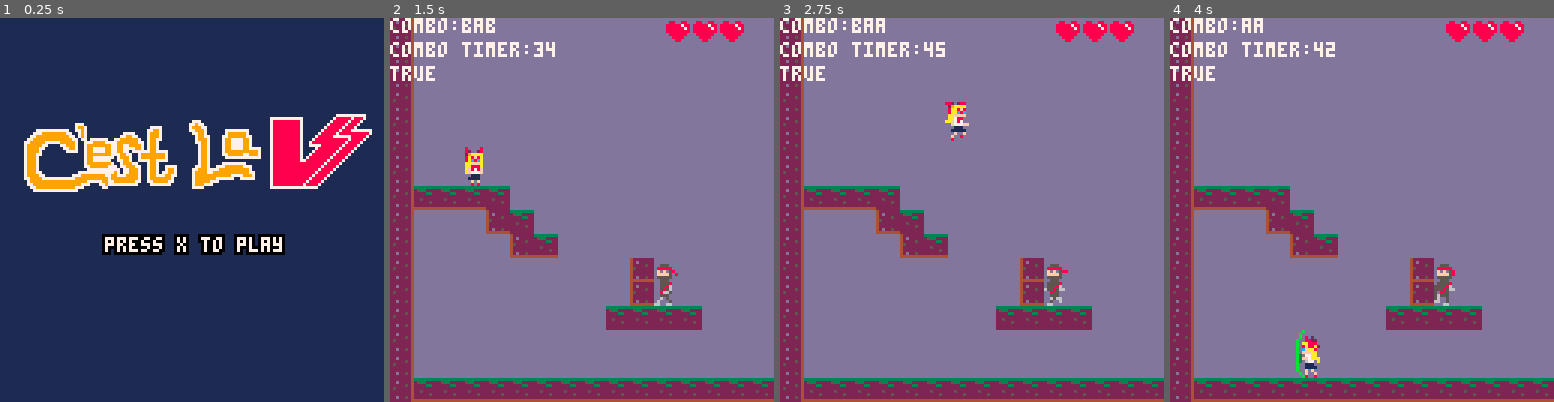
Above: before the commit, frames 1-4 (left to right).
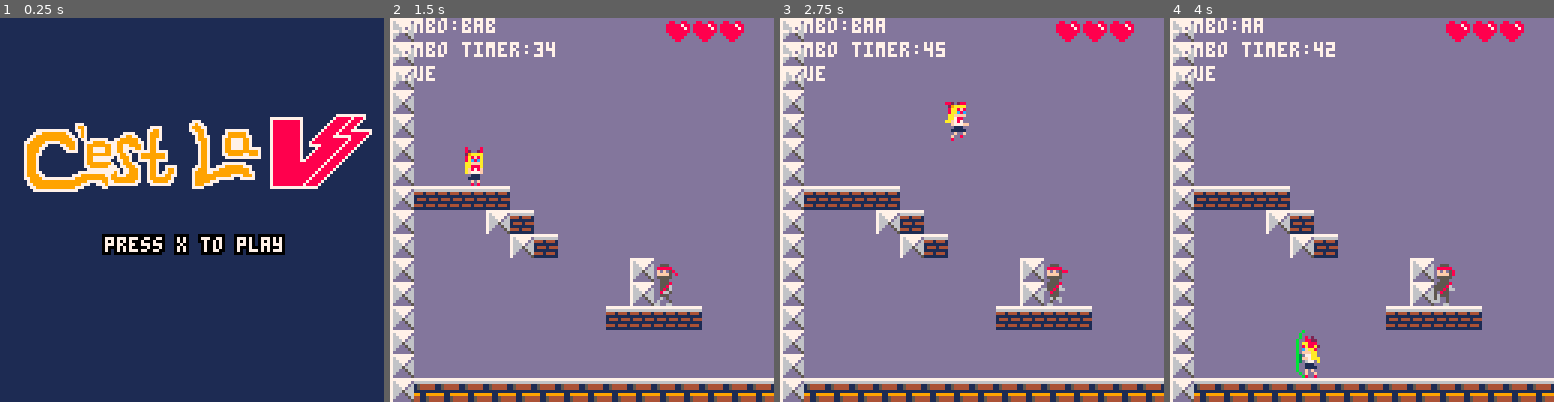
Above: after the commit, the same moments.

Repository: MarkNickerson/SailorV
Game: PICO-8 cartridge sailorv.p8
Same seed, same stepped clock (60 frames per second), same inputs: the game is played once before the commit and once after it.
Inputs:
- Up to frame 1 (0.25 s): no input
- Up to frame 2 (1.5 s): tap X (X key) at 0.33, 1.07 s; tap O (Z key) at 0.7 s
- Up to frame 3 (2.75 s): hold Right 1.6-2.1 s; tap O (Z key) at 1.7, 2.1, 2.5 s; tap X (X key) at 1.85 s; hold Up 2.15-2.42 s; hold Right from 2.47 s (still down)
- Up to frame 4 (4 s): tap O (Z key) at 2.9, 3.3, 3.7 s; tap X (X key) at 2.97 s; release Right at 3.03 s; hold Left 3.08-3.58 s; hold Down 3.63-3.97 s

The runs differ from the first frame. In frame 1, less than 0.1% of the frame differs, in the area x 25-26%, y 42-44%; in frame 2, 17%, in the area x 0-100%, y 0-100%; in frame 3, 17%; in frame 4, 17%.

Commit message:
New platform tiles

Diff:
--- a/sailorv.p8
+++ b/sailorv.p8
@@ -61,6 +61,15 @@
   actor.sprt += sprite_animator(1)
   if actor.sprt>=8 then
     actor.sprt = 7
+  end
+end
+
+function kick()
+  actor.sprt = 10
+  actor.idletmr = 0
+  actor.sprt += sprite_animator(1)
+  if actor.sprt>=13 then
+    actor.sprt = 12
   end
 end
 
@@ -137,7 +146,8 @@
   idle()
 
   if btn(3) then
-      block()
+    block()
+    --kick()
   end
 
   -- player control
@@ -754,14 +765,14 @@
 00111100000f00f000111100000f0f0000ffff000011111000f0f00000f0f00b0011110000111100000f00f000f008000f000000000000000000000000000000
 000ff00000f00800000f0f00008000f08ff00f00000f00f00f00f0000f00f0b0000f0f00000f0f0000f0080000f0000000f00000000000000000000000000000
 0008800000800000000808000000008008000880008000800800800008008b000008080000080800008000000080000000800000000000000000000000000000
-42222222222222243333333333333333088008800550055000000000000000000000000000000000000000000000000000000000000000000000000000000000
-42d2222222d222242533222225332222888887885555575500000000000000000000000000000000000000000000000000000000000000000000000000000000
-42222522222225242222332222223322888888785555557500000000000000000000000000000000000000000000000000000000000000000000000000000000
-45222222252222242222222222222222888888885555555500000000000000000000000000000000000000000000000000000000000000000000000000000000
-42222222222222242252222222522222088888800555555000000000000000000000000000000000000000000000000000000000000000000000000000000000
-42222222222222242222252222222522008888000055550000000000000000000000000000000000000000000000000000000000000000000000000000000000
-42d2252222d225242222222222222222000880000005500000000000000000000000000000000000000000000000000000000000000000000000000000000000
-44444444222222244444444422222222000000000000000000000000000000000000000000000000000000000000000000000000000000000000000000000000
+11111111777777777777777777777777088008800550055000000000000000000000000000000000000000000000000000000000000000000000000000000000
+1999999166666666666666667677777d888887885555575500000000000000000000000000000000000000000000000000000000000000000000000000000000
+154444414441444115444441766777d6888888785555557500000000000000000000000000000000000000000000000000000000000000000000000000000000
+15444441111111111544444176667d66888888885555555500000000000000000000000000000000000000000000000000000000000000000000000000000000
+11111111144414441111111176665666088888800555555000000000000000000000000000000000000000000000000000000000000000000000000000000000
+991199991111111199119999766dd566008888000055550000000000000000000000000000000000000000000000000000000000000000000000000000000000
+44115444444144414411544476dddd56000880000005500000000000000000000000000000000000000000000000000000000000000000000000000000000000
+4411544411111111441154447dddddd5000000000000000000000000000000000000000000000000000000000000000000000000000000000000000000000000
 00000000000000000000000000000000000000000000000000000000000000000000000000000000000000000000000000000000000000000000000000000000
 00000000000000000000000000000000000000000000000000000000000000000000000000000000000000000000000000000000000000000000000000000000
 00000000000000000000000000000000000000000000000000000000000000000000000000000000000000000000000000000000000000000000000000000000
@@ -809,133 +820,134 @@
 00007999977000000000777999999997799777999970079977799770000079999999999997777999700000788888888888887888870000000000000000000000
 00007799997777777777799999999999799999999970079999999700000079999999777777007777700000788888888888878888700000000000000000000000
 00000799999999999999999997777799779999999770077999997700000079999977700000000000000000788888888888788887000000000000000000000000
-00000779999999999999999777000779777777777700007777777000000079997770000000000000000000788888888887888870000000000000000000000000
+00000779999999999999999777007779777777777700007777777000000079997770000000000000000000788888888887888870000000000000000000000000
 00000077999999999999977700000077000000000000000000000000000077770000000000000000000000777777777777777700000000000000000000000000
 00000007777777777777770000000000000000000000000000000000000000000000000000000000000000000000000000000000000000000000000000000000
 __gff__
 0000000000000000000000000000000000000000000000000000000000000000020202020000000000000000000000000000000000000000000000000000000000000000000000000000000000000004000000000000000000000000000000000000000000000000000000000000000000000000000000000000000000000000
 0000000000000000000000000000000000000000000000000000000000000000000000000000000000000000000000000000000000000000000000000000000000000000000000000000000000000000000000000000000000000000000000000000000000000000000000000000000000000000000000000000000000000000
 __map__
-2130303000303000000000000000000000000000000000000000000000000000000000000000000000000000000000000000000000000000000000000000000000000000000000000000000000000000000000000000000000000000000000000000000000000000000000000000000000000000000000000000000000000000
-2100003030300000000000000000000000000000000000000000000000000000000000000000000000000000000000000000000000000000000000000000000000000000000000000000000000000000000000000000000000000000000000000000000000000000000000000000000000000000000000000000000000000000
-2100000000000000000000000000000000000000000000000000000000000000000000000000000000000000000000000000000000000000000000000000000000000000000000000000000000000000000000000000000000000000000000000000000000000000000000000000000000000000000000000000000000000000
-2100000000000000000000000000000000000000000000000000000000000000000000000000000000000000000000000000000000000000000000000000000000000000000000000000000000000000000000000000000000000000000000000000000000000000000000000000000000000000000000000000000000000000
-2100000000000000000000000000000000000000000000000000000000000000000000000000000000000000000000000000000000000000000000000000000000000000000000000000000000000000000000000000000000000000000000000000000000000000000000000000000000000000000000000000000000000000
-2100000000000000000000000000000000000000000000000000000000000000000000000000000000000000000000000000000000000000000000000000000000000000000000000000000000000000000000000000000000000000000000000000000000000000000000000000000000000000000000000000000000000000
-2100000000000000000000000000000000000000000000000000000000000000000000000000000000000000000000000000000000000000000000000000000000000000000000000000000000000000000000000000000000000000000000000000000000000000000000000000000000000000000000000000000000000000
-2122222223000000000000000000000000000000000000000000000000000000000000000000000000000000000000000000000000000000000000000000000000000000000000000000000000000000000000000000000000000000000000000000000000000000000000000000000000000000000000000000000000000000
-2100000020230000000000000000000000000000000000000000000000000000000000000000000000000000000000000000000000000000000000000000000000000000000000000000000000000000000000000000000000000000000000000000000000000000000000000000000000000000000000000000000000000000
-2100000000202200000000000000000000000000000000000000000000000000000000000000000000000000000000000000000000000000000000000000000000000000000000000000000000000000000000000000000000000000000000000000000000000000000000000000000000000000000000000000000000000000
-2100000000000000000020000000000000000000000000000000000000000000000000000000000000000000000000000000000000000000000000000000000000000000000000000000000000000000000000000000000000000000000000000000000000000000000000000000000000000000000000000000000000000000
-2100000000000000000020000000000000000000000000000000000000000000000000000000000000000000000000000000000000000000000000000000000000000000000000000000000000000000000000000000000000000000000000000000000000000000000000000000000000000000000000000000000000000000
-2100000000000000262323232300000000000000000000000000000000000000000000000000000000000000000000000000000000000000000000000000000000000000000000000000000000000000000000000000000000000000000000000000000000000000000000000000000000000000000000000000000000000000
-2100000000000000000000000000000000000000000000000000000000000000000000000000000000000000000000000000000000000000000000000000000000000000000000000000000000000000000000000000000000000000000000000000000000000000000000000000000000000000000000000000000000000000
-2100000000300000000000000000000000000000000000000000000000000000000000000000000000000000000000000000000000000000000000000000000000000000000000000000000000000000000000000000000000000000000000000000000000000000000000000000000000000000000000000000000000000000
-2122222222222222222222222222222222222222222222222200000000000000000000000000000000000000000000000000000000000000000000000000000000000000000000000000000000000000000000000000000000000000000000000000000000000000000000000000000000000000000000000000000000000000
-…(107 lines of a section not shown)…
+2330303000303000000000000000000000000000000000000000000000000000000000000000000000000000000000000000000000000000000000000000000000000000000000000000000000000000000000000000000000000000000000000000000000000000000000000000000000000000000000000000000000000000
+2300003030300000000000000000000000000000000000000000000000000000000000000000000000000000000000000000000000000000000000000000000000000000000000000000000000000000000000000000000000000000000000000000000000000000000000000000000000000000000000000000000000000000
+2300000000000000000000000000000000000000000000000000000000000000000000000000000000000000000000000000000000000000000000000000000000000000000000000000000000000000000000000000000000000000000000000000000000000000000000000000000000000000000000000000000000000000
+2300000000000000000000000000000000000000000000000000000000000000000000000000000000000000000000000000000000000000000000000000000000000000000000000000000000000000000000000000000000000000000000000000000000000000000000000000000000000000000000000000000000000000
+2300000000000000000000000000000000000000000000000000000000000000000000000000000000000000000000000000000000000000000000000000000000000000000000000000000000000000000000000000000000000000000000000000000000000000000000000000000000000000000000000000000000000000
+2300000000000000000000000000000000000000000000000000000000000000000000000000000000000000000000000000000000000000000000000000000000000000000000000000000000000000000000000000000000000000000000000000000000000000000000000000000000000000000000000000000000000000
+2300000000000000000000000000000000000000000000000000000000000000000000000000000000000000000000000000000000000000000000000000000000000000000000000000000000000000000000000000000000000000000000000000000000000000000000000000000000000000000000000000000000000000
+2321212121000000000000000000000000000000000000000000000000000000000000000000000000000000000000000000000000000000000000000000000000000000000000000000000000000000000000000000000000000000000000000000000000000000000000000000000000000000000000000000000000000000
+2300000023210000000000000000000000000000000000000000000000000000000000000000000000000000000000000000000000000000000000000000000000000000000000000000000000000000000000000000000000000000000000000000000000000000000000000000000000000000000000000000000000000000
+2300000000232100000000000000000000000000000000000000000000000000000000000000000000000000000000000000000000000000000000000000000000000000000000000000000000000000000000000000000000000000000000000000000000000000000000000000000000000000000000000000000000000000
+2300000000000000000023000000000000000000000000000000000000000000000000000000000000000000000000000000000000000000000000000000000000000000000000000000000000000000000000000000000000000000000000000000000000000000000000000000000000000000000000000000000000000000
+2300000000000000000023000000000000000000000000000000000000000000000000000000000000000000000000000000000000000000000000000000000000000000000000000000000000000000000000000000000000000000000000000000000000000000000000000000000000000000000000000000000000000000
+2300000000000000262121212100000000000000000000000000000000000000000000000000000000000000000000000000000000000000000000000000000000000000000000000000000000000000000000000000000000000000000000000000000000000000000000000000000000000000000000000000000000000000
+2300000000000000000000000000000000000000000000000000000000000000000000000000000000000000000000000000000000000000000000000000000000000000000000000000000000000000000000000000000000000000000000000000000000000000000000000000000000000000000000000000000000000000
+2300000000300000000000000000000000000000000000000000000000000000000000000000000000000000000000000000000000000000000000000000000000000000000000000000000000000000000000000000000000000000000000000000000000000000000000000000000000000000000000000000000000000000
+2322222222222222222222222222222222222222222222222200000000000000000000000000000000000000000000000000000000000000000000000000000000000000000000000000000000000000000000000000000000000000000000000000000000000000000000000000000000000000000000000000000000000000
+2020202020202020202020202020202020202020202020000000000000000000000000000000000000000000000000000000000000000000000000000000000000000000000000000000000000000000000000000000000000000000000000000000000000000000000000000000000000000000000000000000000000000000
+…(107 lines of a section not shown)…
